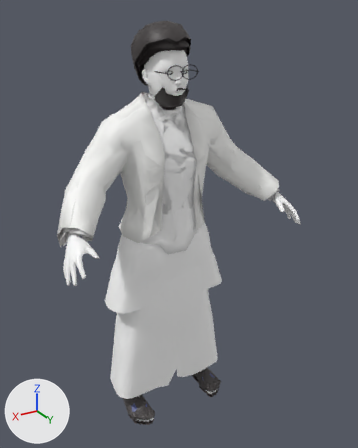
Renders of the glTF model assets/humans/m_youth.glb from each side of a commit.
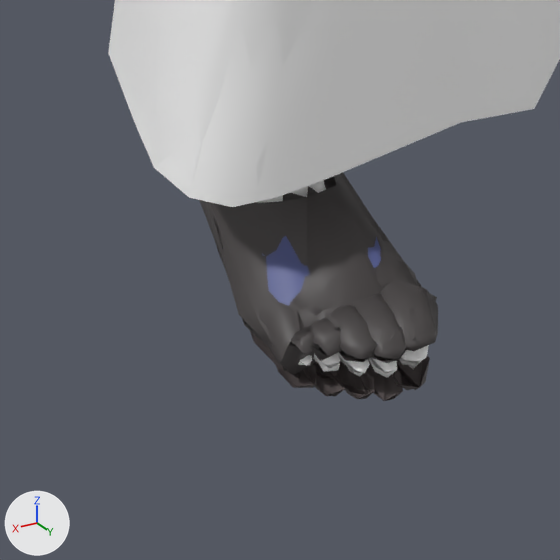
The first picture shows the older version from a camera (50 mm lens) standing at (0.917, 1.676, 1.66) and looking at (-0.038, 0.086, 0.865). The close-ups show the older and then the newer version on the part from 27% to 48% of the width and 83% to 100% of the height of that picture. Only the edits that show in the close-ups are written down. Lighting does not change. The marker at lower left points along +X, +Y and +Z. Vertices at exactly the same position are counted once.

In view in the first close-up: 'L1_chappal_sole', 'L1_lungi', 'L1_shoes', 'L1_skin_feet', 'L2_chappal_sole', 'L2_chappal_straps', 'L2_lungi', 'L2_shoes' and 2 more.
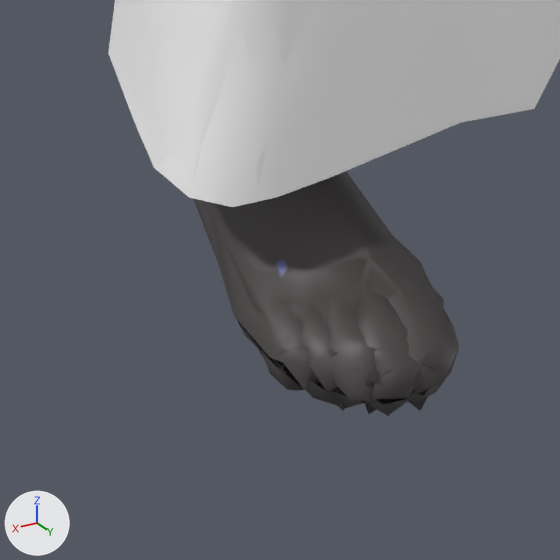
The change, as JSON lines over the scene's bpy script:
```json
{"block": "me_l1_shoes", "where": "# used by ob_l1_shoes; location = (0.0, 0.0, 0.0)"}
{"op": "remove", "block": "me_l1_shoes", "code": "me_l1_shoes.from_pydata(...)  # 565 vertices, 984 faces; spans x -0.236..0.236, y -0.05..0.196, z -0.007..0.068"}
{"op": "add", "block": "me_l1_shoes", "code": "me_l1_shoes.from_pydata(...)  # 578 vertices, 1015 faces; spans x -0.239..0.239, y -0.053..0.207, z -0.018..0.085"}
{"block": "me_l1_shoes", "change": "me_l1_shoes part 1: the loose piece of 275 vertices spanning x 0.134..0.236, y -0.05..0.196, z -0.007..0.068 is rebuilt with 286 vertices and now spans x 0.128..0.239, y -0.053..0.207, z -0.018..0.085"}
{"block": "me_l1_shoes", "change": "other edits to the shape of me_l1_shoes do not show in these pictures"}
{"block": "me_l2_shoes", "where": "# used by ob_l2_shoes; location = (0.0, 0.0, 0.0)"}
{"op": "remove", "block": "me_l2_shoes", "code": "me_l2_shoes.from_pydata(...)  # 156 vertices, 246 faces; spans x -0.233..0.235, y -0.047..0.194, z -0.009..0.068"}
{"op": "add", "block": "me_l2_shoes", "code": "me_l2_shoes.from_pydata(...)  # 163 vertices, 253 faces; spans x -0.238..0.236, y -0.053..0.207, z -0.021..0.081"}
{"block": "me_l2_shoes", "change": "me_l2_shoes part 2: the loose piece of 74 vertices spanning x 0.135..0.235, y -0.043..0.194, z -0.009..0.068 is rebuilt with 80 vertices and now spans x 0.128..0.236, y -0.053..0.207, z -0.021..0.079"}
{"block": "me_l2_shoes", "change": "other edits to the shape of me_l2_shoes do not show in these pictures"}
```

Location of each change, [x1, y1, x2, y2] in pixels of the close-ups (560 x 560 px):
```json
{"object": "L1_shoes", "change": "reshaped", "before": [199, 174, 438, 375], "after": [194, 172, 459, 416]}
{"object": "L2_shoes", "change": "reshaped", "before": [210, 172, 437, 371], "after": [210, 171, 444, 414]}
{"object": "L1_chappal_sole", "change": "unchanged, covered by the edit", "before": [215, 242, 430, 401], "after": [288, 376, 339, 390]}
{"object": "L2_chappal_straps", "change": "unchanged, covered by the edit", "before": [266, 236, 381, 306], "after": [277, 260, 288, 278]}
{"object": "L1_skin_feet", "change": "unchanged, covered by the edit", "before": [257, 180, 429, 378]}
{"object": "L2_chappal_sole", "change": "unchanged, covered by the edit", "before": [252, 333, 422, 400]}
```
